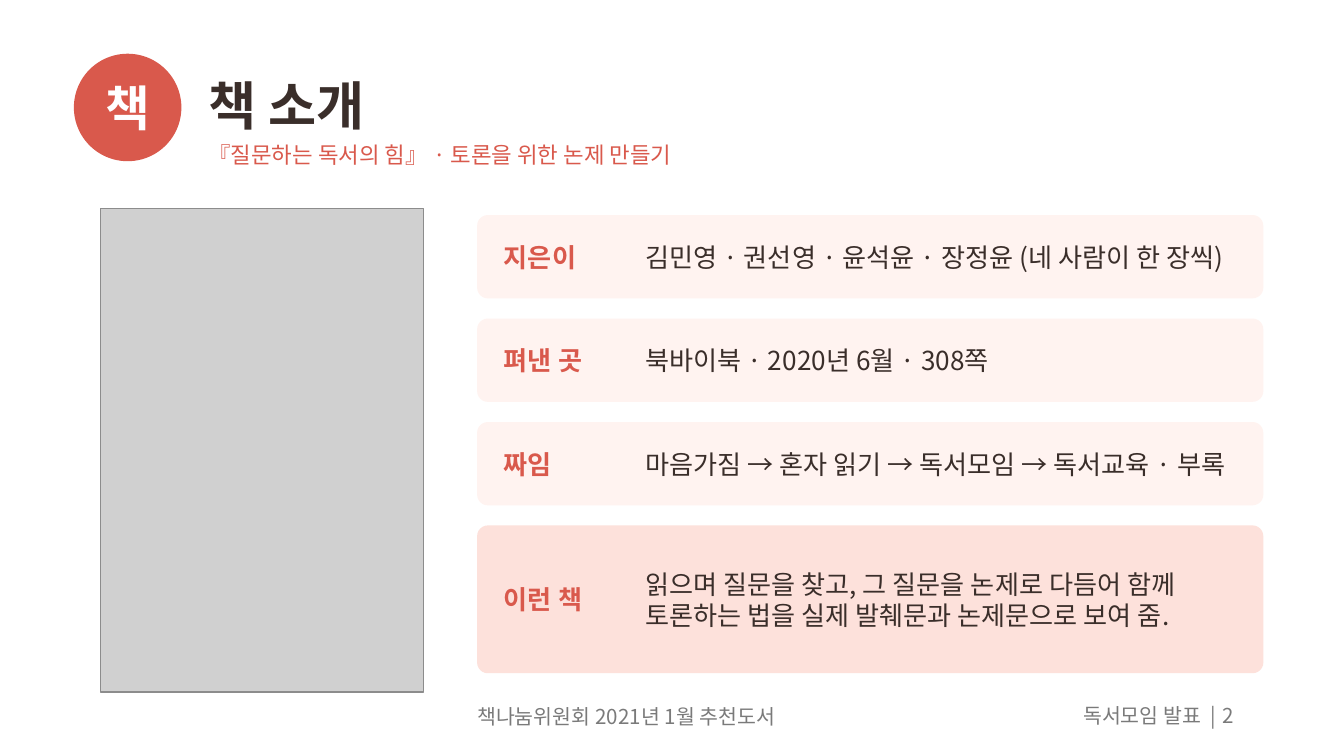
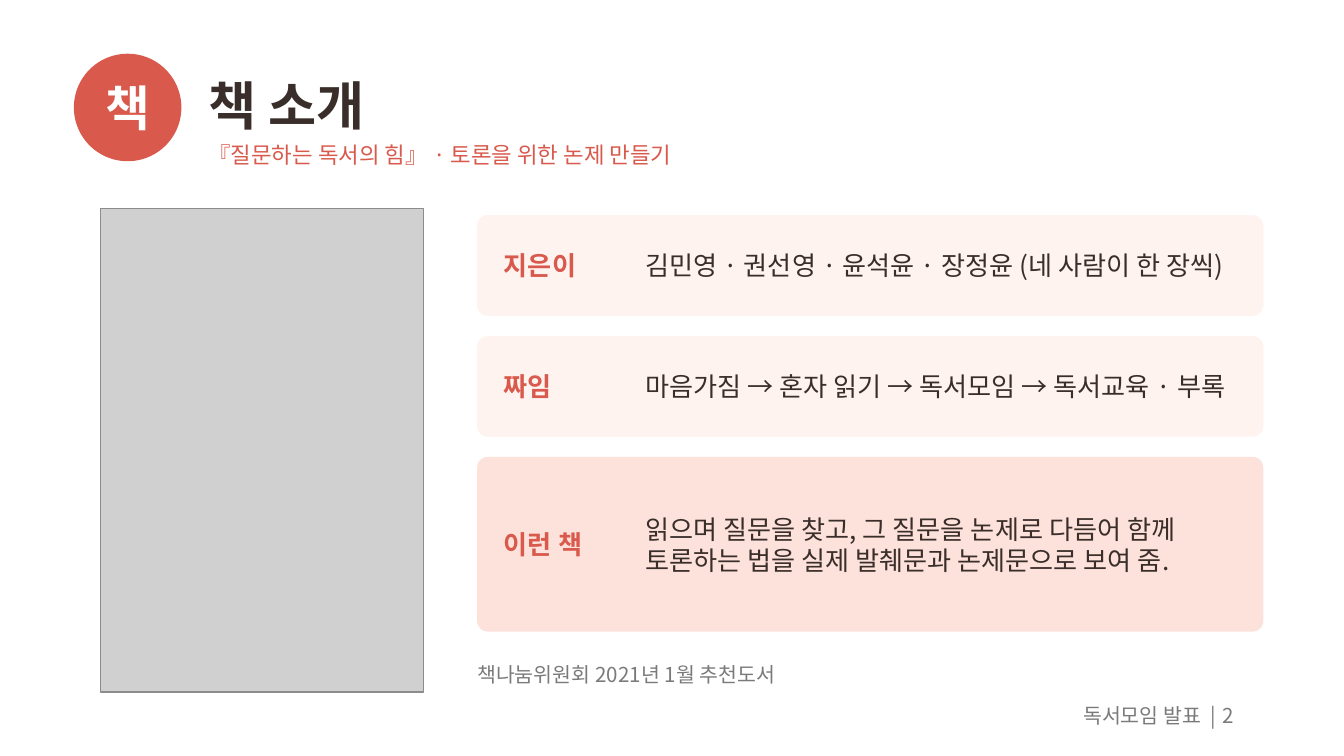
Before and after one commit to outis-books/bookclub, a slide deck: slide 2 of question-reading/question-reading.pptx. Drawn at 1344x756 pixels with LibreOffice and Linux fonts; fonts in the diff are those of the drawing; grey boxes stand for pictures. Boxes give left, top, right and bottom in pixels: in the first picture for what was removed or moved away, otherwise in the second. Text is boxed around its words. In the diff, an @@ line names an element or a change of style, - is before the commit and + after.

```diff
--- a/question-reading/question-reading.pptx
+++ b/question-reading/question-reading.pptx
@@ rounded rectangle: place and size @@
-rounded rectangle at bbox=[477, 215, 1263, 298]
+rounded rectangle at bbox=[477, 215, 1263, 316]
@@ rounded rectangle at bbox=[477, 215, 1263, 316]: proportions changed @@
@@ text "지은이": place and size @@
-text "지은이" at bbox=[504, 245, 576, 270]
+text "지은이" at bbox=[504, 253, 576, 278]
@@ text "김민영 · 권선영 · 윤석윤 ...": place and size @@
-text "김민영 · 권선영 · 윤석윤 ..." at bbox=[645, 245, 1223, 272]
+text "김민영 · 권선영 · 윤석윤 ..." at bbox=[645, 253, 1223, 280]
@@ rounded rectangle at bbox=[477, 336, 1263, 437]: proportions changed @@
@@ rounded rectangle: place and size @@
-rounded rectangle at bbox=[477, 319, 1263, 402]
+rounded rectangle at bbox=[477, 336, 1263, 437]
@@ text "짜임": place and size @@
-text "짜임" at bbox=[504, 452, 552, 477]
+text "짜임" at bbox=[504, 374, 552, 399]
@@ text removed at bbox=[504, 348, 582, 373] @@
-펴낸 곳
@@ text "마음가짐 → 혼자 읽기 → ...": place and size @@
-text "마음가짐 → 혼자 읽기 → ..." at bbox=[645, 452, 1225, 477]
+text "마음가짐 → 혼자 읽기 → ..." at bbox=[645, 374, 1225, 399]
@@ text removed at bbox=[645, 348, 989, 372] @@
-북바이북 · 2020년 6월 · 308쪽
@@ rounded rectangle: place and size @@
-rounded rectangle at bbox=[477, 422, 1263, 505]
+rounded rectangle at bbox=[477, 457, 1263, 632]
@@ rounded rectangle at bbox=[477, 457, 1263, 632]: fill #FFF3F0 to #FDE1DB; proportions changed @@
@@ text "이런 책": place and size @@
-text "이런 책" at bbox=[504, 587, 582, 612]
+text "이런 책" at bbox=[504, 532, 582, 557]
@@ text "읽으며 질문을 찾고, 그 질문을 ...": place and size @@
-text "읽으며 질문을 찾고, 그 질문을 ..." at bbox=[645, 572, 1175, 627]
+text "읽으며 질문을 찾고, 그 질문을 ..." at bbox=[645, 517, 1175, 572]
@@ rounded rectangle removed at bbox=[477, 526, 1263, 673] @@
@@ text "책나눔위원회 2021년 1월 추천도서": place and size @@
-text "책나눔위원회 2021년 1월 추천도서" at bbox=[477, 707, 776, 726]
+text "책나눔위원회 2021년 1월 추천도서" at bbox=[477, 665, 776, 684]
```
Also in this commit, not shown: 10 other slides changed, 1 slide added, 15 other files.
